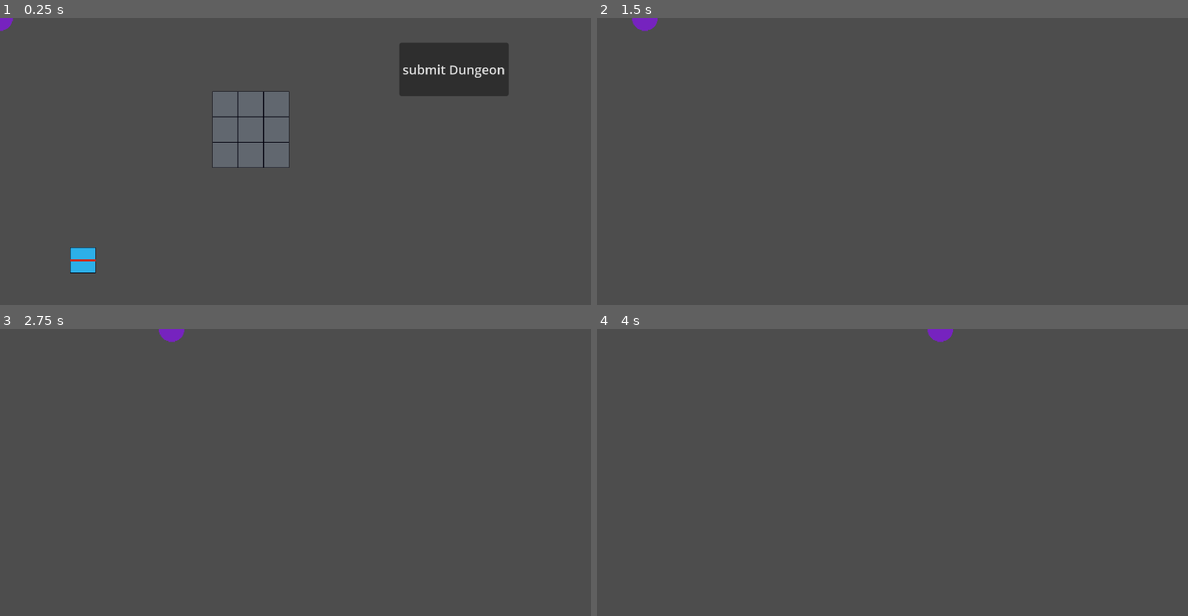
Above: before the commit, frames 1-4 (two rows, left to right).
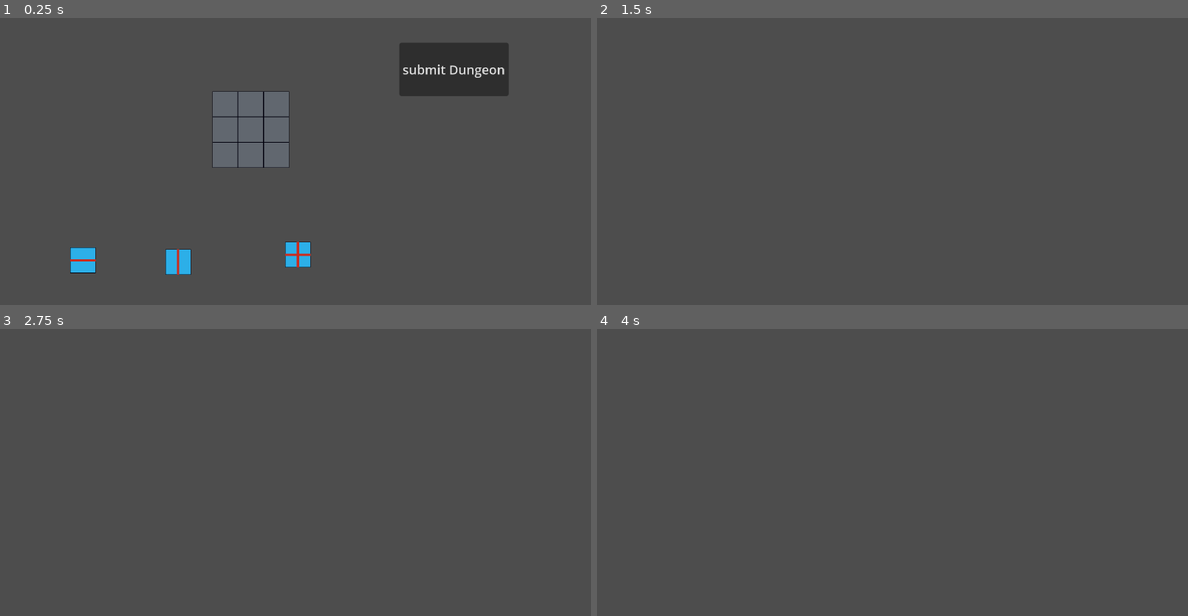
Above: after the commit, the same moments.

Repository: Chikenscreed/roguelike-farming
Game: Godot game, scene res://Scenes/game.tscn
The game is run twice, just before and just after one commit, with the same random seed, the same clock (stepped at 60 frames per second) and the same inputs. This scene is started directly instead of the project's main scene.
Inputs (mouse positions are in pixels of both pictures, inside the frame that each line leads up to):
- Up to frame 1 (0.25 s): no input
- Up to frame 2 (1.5 s): click "submit Dungeon" at 0.5 s; tap Enter at 1.25 s; move the mouse to (1022, 147) at 1.27 s; hold D (right) from 1.28 s (still down); click (1022, 147) at 1.42 s
- Up to frame 3 (2.75 s): release D (right) at 2 s; drag from (177, 486) to (265, 529) at 2.02 s
- Up to frame 4 (4 s): tap Space at 2.75 s; move the mouse to (951, 409) at 2.77 s; hold D (right) 2.78-3.5 s; drag from (862, 529) to (715, 429) at 3.52 s

The runs differ from the first frame. In frame 1, 0.9% of the frame differs, in the area x 0-53%, y 0-90%; in frame 2, 0.2%; in frame 3, 0.2%; in frame 4, 0.2%.
Error after the commit: Invalid call. Nonexistent function 'makePlayable' in base 'Nil'. (res://dungeon_manager.gd:85)

Commit message:
rooms now get shown corresponding to how theplayer traverses. Currently a bug when all 4 entrances exist in one room

Diff:
--- a/roguelike-farming/Resources/allDirections.tres
+++ b/roguelike-farming/Resources/allDirections.tres
@@ -1,6 +1,7 @@
-[gd_resource type="Resource" script_class="Tile_Data" load_steps=2 format=3 uid="uid://dfwvxiauhcg3a"]
+[gd_resource type="Resource" script_class="Tile_Data" load_steps=3 format=3 uid="uid://dfwvxiauhcg3a"]
 
 [ext_resource type="Script" uid="uid://fj0p44iwfaup" path="res://Scripts/Tile.gd" id="1_8g8ny"]
+[ext_resource type="Texture2D" uid="uid://dx4l7ftqslknu" path="res://Sprites/Tiles/TilePreviews/Tile_nswe.png" id="2_uf374"]
 
 [resource]
 script = ExtResource("1_8g8ny")
@@ -8,4 +9,5 @@
 east = true
 south = true
 west = true
+sprite = ExtResource("2_uf374")
 metadata/_custom_type_script = "uid://fj0p44iwfaup"
--- a/roguelike-farming/Scenes/build_dungeon_screen.tscn
+++ b/roguelike-farming/Scenes/build_dungeon_screen.tscn
@@ -1,8 +1,10 @@
-[gd_scene load_steps=4 format=3 uid="uid://bh7xfp5urcint"]
+[gd_scene load_steps=6 format=3 uid="uid://bh7xfp5urcint"]
 
 [ext_resource type="Script" uid="uid://c07xhhm6qn82g" path="res://Scripts/build_dungeon_screen.gd" id="1_lr1r3"]
 [ext_resource type="PackedScene" uid="uid://bpu63gkkg4cjy" path="res://Scenes/mapTile.tscn" id="1_osag5"]
 [ext_resource type="Resource" uid="uid://cqvbonigw8ffq" path="res://Resources/westeast.tres" id="3_lr1r3"]
+[ext_resource type="Resource" uid="uid://dfwvxiauhcg3a" path="res://Resources/allDirections.tres" id="3_xkebr"]
+[ext_resource type="Resource" uid="uid://r4bvmlw0cgtd" path="res://Resources/SouthNorthTile.tres" id="4_50upt"]
 
 [node name="BuildDungeonScreen" type="Control"]
 layout_mode = 3
@@ -14,7 +16,17 @@
 mouse_filter = 1
 script = ExtResource("1_lr1r3")
 
-[node name="FrameTileSlot" parent="." instance=ExtResource("1_osag5")]
+[node name="AllDirections" parent="." instance=ExtResource("1_osag5")]
+z_index = 1
+position = Vector2(373, 297)
+tileData = ExtResource("3_xkebr")
+
+[node name="SouthNorth" parent="." instance=ExtResource("1_osag5")]
+z_index = 1
+position = Vector2(223, 306)
+tileData = ExtResource("4_50upt")
+
+[node name="WestEast" parent="." instance=ExtResource("1_osag5")]
 z_index = 1
 position = Vector2(104, 304)
 tileData = ExtResource("3_lr1r3")
--- a/roguelike-farming/Scenes/game.tscn
+++ b/roguelike-farming/Scenes/game.tscn
@@ -11,5 +11,6 @@
 [node name="DungeonManagerNode" parent="." instance=ExtResource("2_wrm1d")]
 
 [node name="TestPlayer" parent="." instance=ExtResource("3_wrm1d")]
+visible = false
 
 [connection signal="exportAllRooms" from="BuildDungeonScreen" to="DungeonManagerNode" method="_on_build_dungeon_screen_export_all_rooms"]
--- a/roguelike-farming/Scripts/directions.gd
+++ b/roguelike-farming/Scripts/directions.gd
@@ -5,3 +5,16 @@
 	SOUTH,
 	WEST
 }
+
+func translateToString(e: Enums.DIRECTION) -> String:
+	match e:
+		0:
+			return "north"
+		1:
+			return "east"
+		2:
+			return "south"
+		3:
+			return "west"
+		_:
+			return "Error"
--- a/roguelike-farming/Scripts/dungeonRoom.gd
+++ b/roguelike-farming/Scripts/dungeonRoom.gd
@@ -62,6 +62,7 @@
 
 func addEntrance(direction: Enums.DIRECTION) -> void:
 	var entrance: Node2D = entranceScene.instantiate()
+	entrance.setDirection(direction)
 	entrances.add_child(entrance)
 	match direction:
 		Enums.DIRECTION.NORTH:
@@ -89,3 +90,12 @@
 func enableEntrances() -> void:
 	for entrance in entrances.get_children():
 		entrance.monitoring = true
+
+
+func makePlayable() -> void:
+	enableEntrances()
+	self.visible = true
+
+func makeUnplayable() -> void:
+	disableEntrances()
+	self.visible = false
--- a/roguelike-farming/dungeon_manager.gd
+++ b/roguelike-farming/dungeon_manager.gd
@@ -5,12 +5,19 @@
 ##This class should know how the rooms are arranged and in which room the player currently is.
 
 @onready var dungeonrooms: Node2D = $Dungeonrooms
+@onready var test_player: Player = $"../TestPlayer"
 
 var templateRoom = preload("res://Scenes/dungeon_room.tscn")
 
 var allDungeonScenes: Dictionary = {}
 
 var posOfPlayer: Vector2 = Vector2(0,0)
+
+
+const playerPosNorth: Vector2 = Vector2(144, 48)
+const playerPosSouth: Vector2 = Vector2(144, 240)
+const playerPosWest: Vector2 = Vector2(48, 144)
+const playerPosEast: Vector2 = Vector2(240, 144)
 
 
 # input could be the dictionary generated by build_dungeon_screen
@@ -44,9 +51,37 @@
 		else:
 			allDungeonScenes.set(key, null)
 	print("got them all I guess")
+	startInBeginningRoom()
 	pass # Replace with function body.
 
 
 func movePlayerToNextRoom(directio: Enums.DIRECTION) -> void:
 	print("move player to ", directio)
+	allDungeonScenes.get(posOfPlayer).makeUnplayable()
+	var movement: Vector2
+	match directio:
+		Enums.DIRECTION.NORTH:
+			test_player.position = playerPosSouth
+			movement= Vector2(-1,-0)
+		Enums.DIRECTION.SOUTH:
+			test_player.position = playerPosNorth
+			movement = Vector2(1,0)
+		Enums.DIRECTION.WEST:
+			test_player.position = playerPosEast
+			movement = Vector2(0, -1)
+		Enums.DIRECTION.EAST:
+			test_player.position = playerPosWest
+			movement = Vector2(0,1)
+	posOfPlayer += movement
+	allDungeonScenes.get(posOfPlayer).makePlayable()
+	#new Room from dictionary
+	#disable old rooma
+	#move player into fitting position in new room
 	pass
+
+
+func startInBeginningRoom() -> void:
+	var room = allDungeonScenes.get(Vector2(0,0))
+	room.makePlayable()
+	test_player.visible = true
+	test_player.position = playerPosNorth
